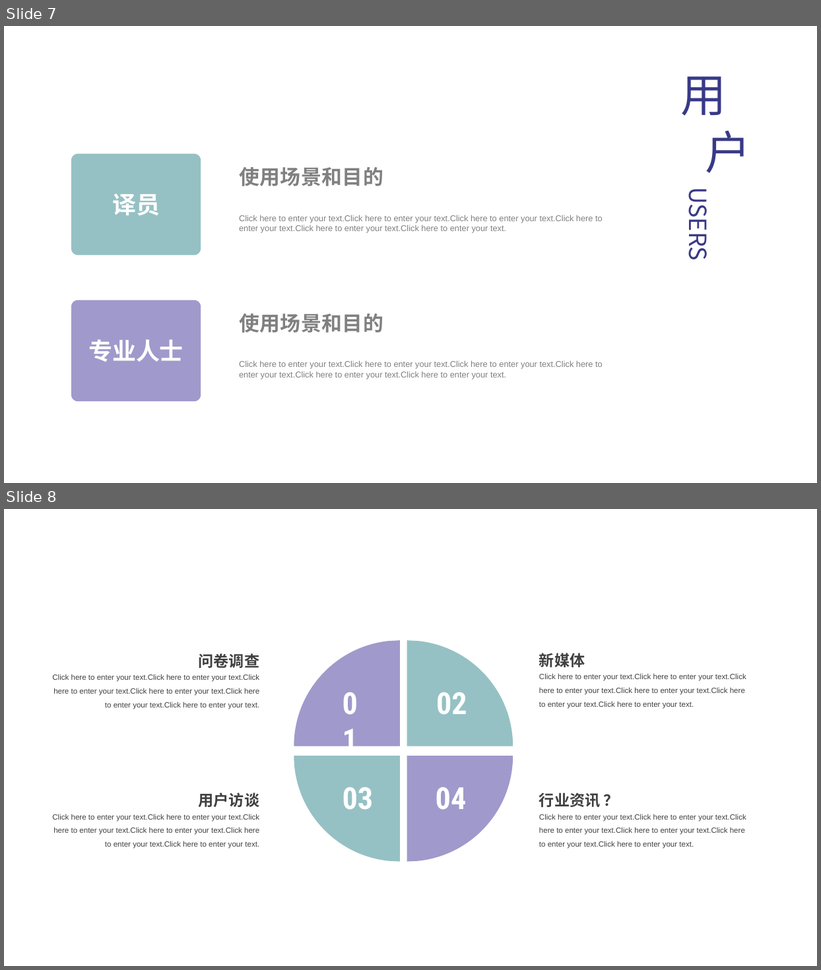
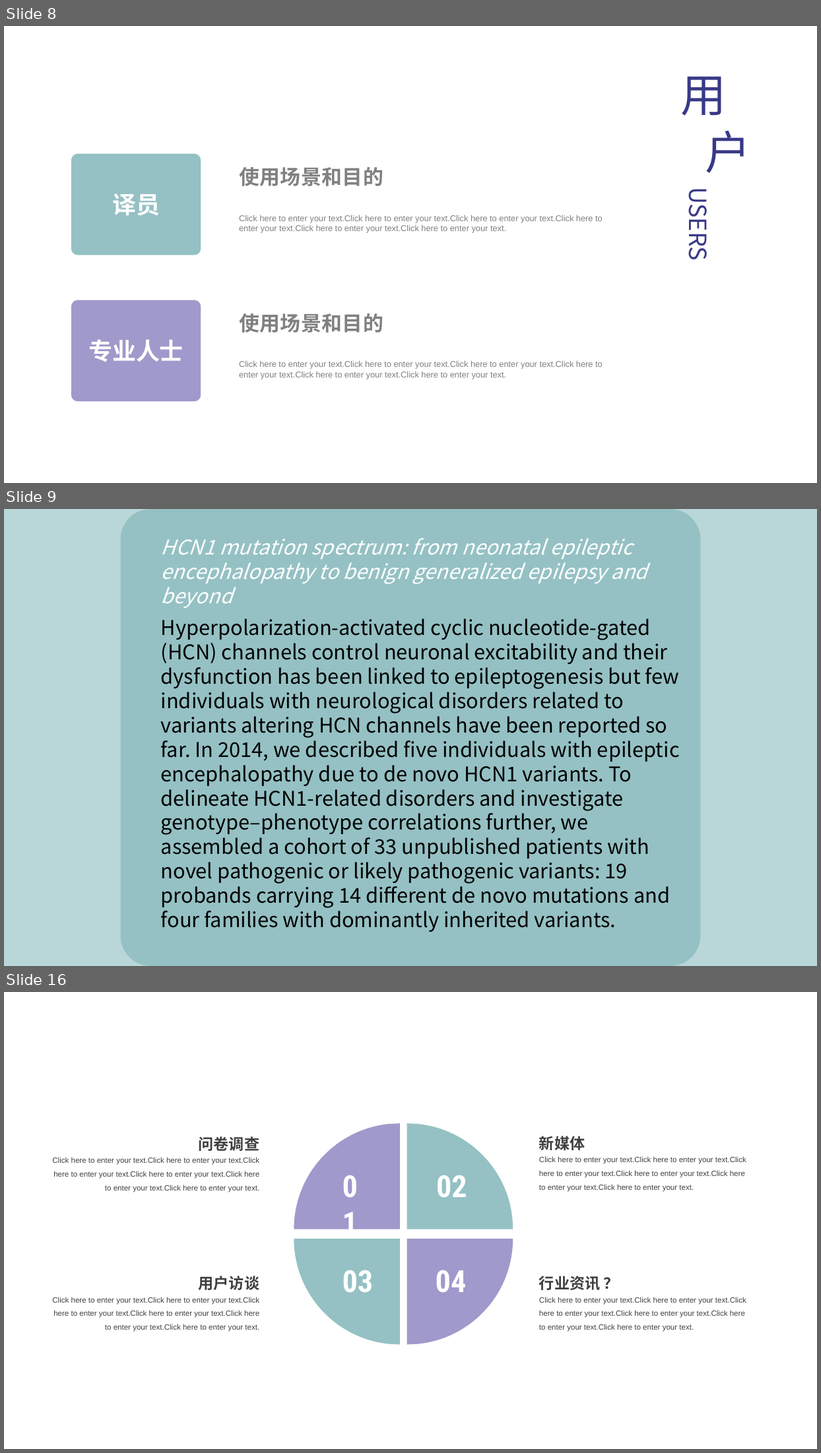
Before and after one commit to peijiawen98/TLK_1107, a slide deck: 电子词典需求分析.pptx. Shown one above the other, each under a label of ours: slides 7 and 8 before the commit, slides 8, 9 and 16 after it; the slides between them are not shown. The pictures are 821x970 and 821x1453 pixels, drawn with LibreOffice and Linux fonts; fonts in the diff are those of the drawing. Boxes give left, top, right and bottom in pixels: in the first picture for what was removed or moved away, otherwise in the second. Text is boxed around its words. In the diff, an @@ line names an element or a change of style, - is before the commit and + after.

```diff
--- a/电子词典需求分析.pptx
+++ b/电子词典需求分析.pptx
@@ slide 9 added at (4, 509, 817, 966), background #B9D6D8 @@
@@ rounded rectangle added at (121, 509, 700, 966), fill #95C1C4 @@
@@ text added at (161, 538, 648, 608), 24 pt, text #FFFFFF, italic @@
+HCN1 mutation spectrum: from neonatal epileptic encephalopathy to benign generalized epilepsy and beyond
@@ text added at (161, 619, 680, 932), 24 pt, text #000000 @@
+Hyperpolarization-activated cyclic nucleotide-gated (HCN) channels control neuronal excitability and their dysfunction has been linked to epileptogenesis but few individuals with neurological disorders related to variants altering HCN channels have been reported so far. In 2014, we described five individuals with epileptic encephalopathy due to de novo HCN1 variants. To delineate HCN1-related disorders and investigate genotype–phenotype correlations further, we assembled a cohort of 33 unpublished patients with novel pathogenic or likely pathogenic variants: 19 probands carrying 14 different de novo mutations and four families with dominantly inherited variants.
@@ what was slide 7 is now slide 8 @@
@@ what was slide 8 is now slide 16 @@
```
Also in this commit, not shown: 7 other slides added, 1 other file.
